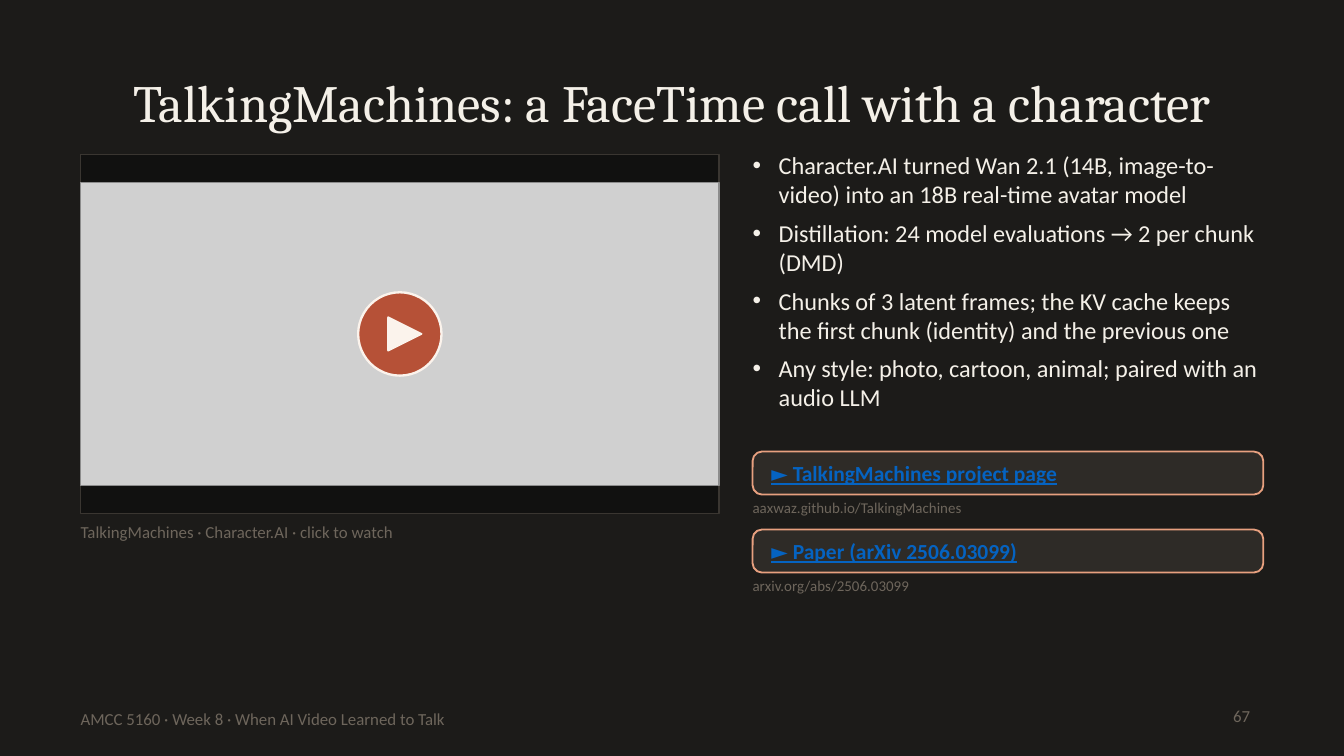
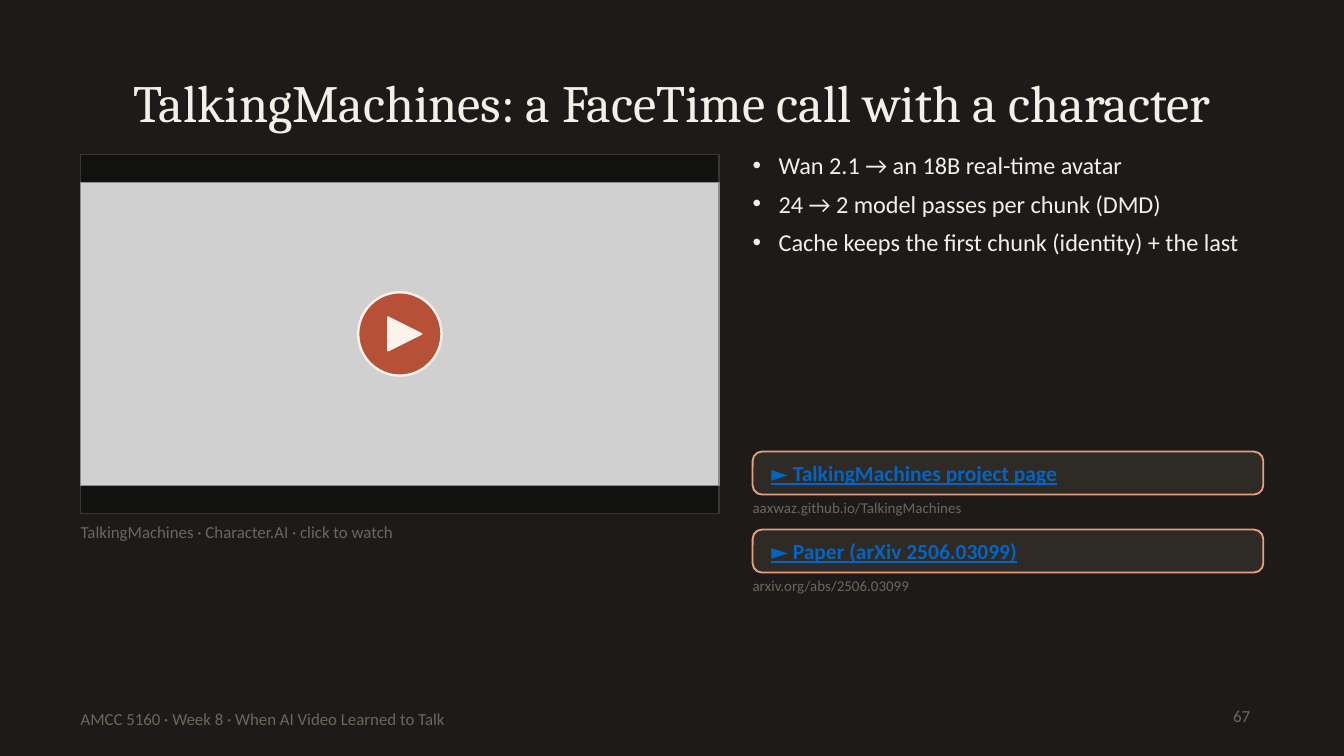
Before and after one commit to leehomyc/leehomyc.github.io, a slide deck: slide 67 of amcc5160/lecture-08/downloads/Lecture08_Slides.pptx. Drawn at 1344x756 pixels with LibreOffice and Linux fonts; fonts in the diff are those of the drawing; grey boxes stand for pictures. Boxes give left, top, right and bottom in pixels: in the first picture for what was removed or moved away, otherwise in the second. Text is boxed around its words. In the diff, an @@ line names an element or a change of style, - is before the commit and + after.

```diff
--- a/amcc5160/lecture-08/downloads/Lecture08_Slides.pptx
+++ b/amcc5160/lecture-08/downloads/Lecture08_Slides.pptx
@@ text at [779,157,1238,255]: text changed @@
-• Character.AI turned Wan 2.1 (14B, image-to-video) into an 18B real-time avatar model
-• Distillation: 24 model evaluations → 2 per chunk (DMD)
-• Chunks of 3 latent frames; the KV cache keeps the first chunk (identity) and the previous one
-• Any style: photo, cartoon, animal; paired with an audio LLM
+• Wan 2.1 → an 18B real-time avatar
+• 24 → 2 model passes per chunk (DMD)
+• Cache keeps the first chunk (identity) + the last
```
Also in this commit, not shown: 30 other slides changed, 1 slide added, 1 slide removed, 39 other files.
